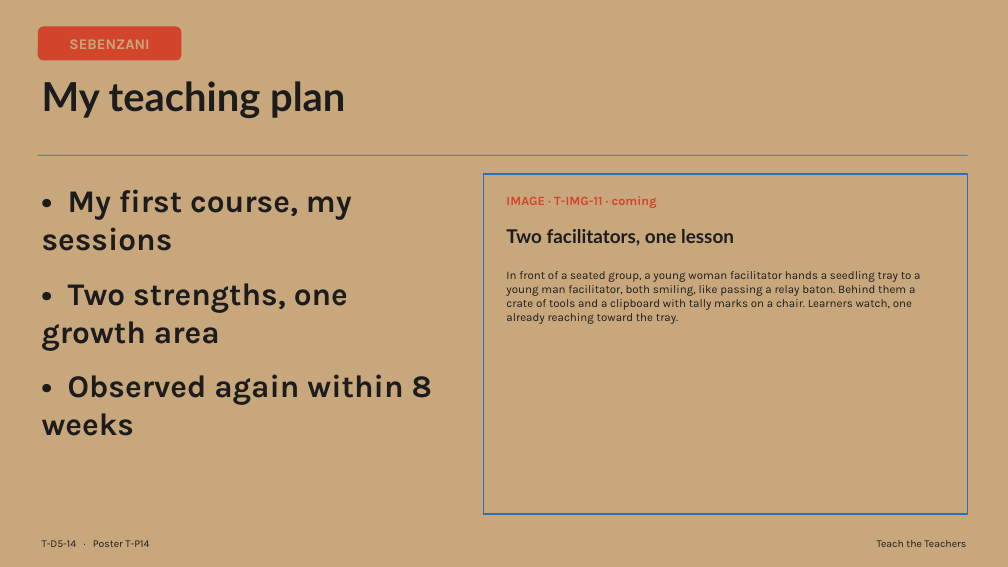
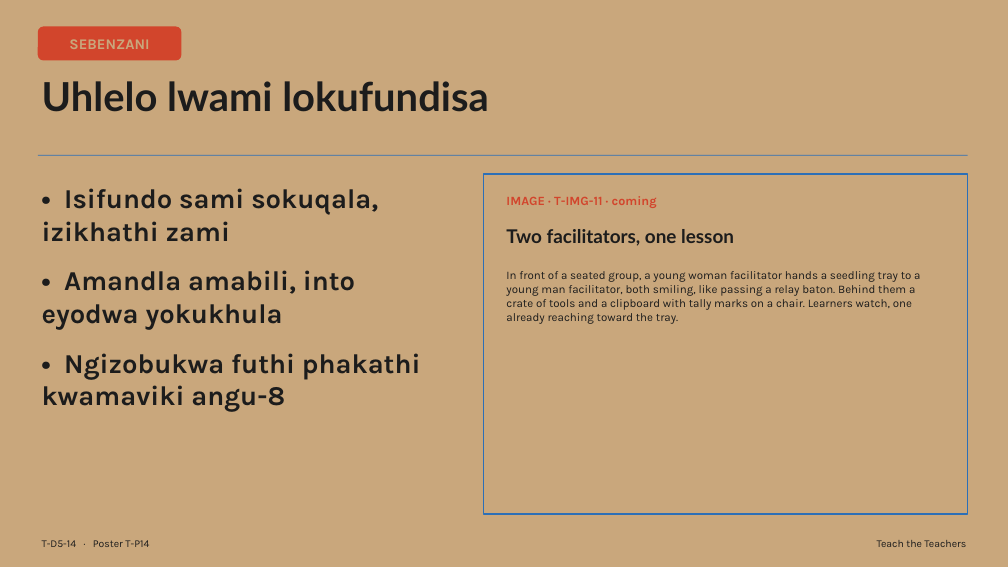
Before and after one commit to rorymclark-prog/ImbewuField, a slide deck: slide 14 of courses/build/teach-the-teachers/T-D5.zu.pptx. Drawn at 1008x567 pixels with LibreOffice and Linux fonts; fonts in the diff are those of the drawing. Boxes give left, top, right and bottom in pixels: in the first picture for what was removed or moved away, otherwise in the second. Text is boxed around its words. In the diff, an @@ line names an element or a change of style, - is before the commit and + after.

```diff
--- a/courses/build/teach-the-teachers/T-D5.zu.pptx
+++ b/courses/build/teach-the-teachers/T-D5.zu.pptx
@@ text at (42,81,488,112): text changed @@
-My teaching plan
+Uhlelo lwami lokufundisa
@@ text at (42,188,421,412): text changed; size 30 to 26 pt @@
-• My first course, my sessions
-• Two strengths, one growth area
-• Observed again within 8 weeks
+• Isifundo sami sokuqala, izikhathi zami
+• Amandla amabili, into eyodwa yokukhula
+• Ngizobukwa futhi phakathi kwamaviki angu-8
```
Also in this commit, not shown: 15 other slides changed, 38 other files.
